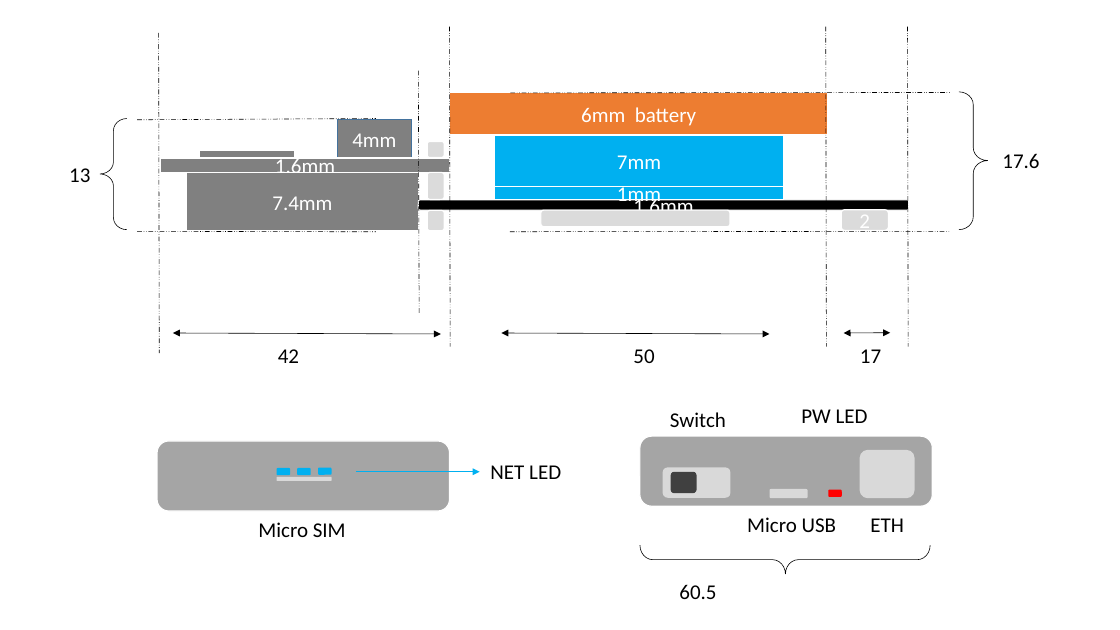
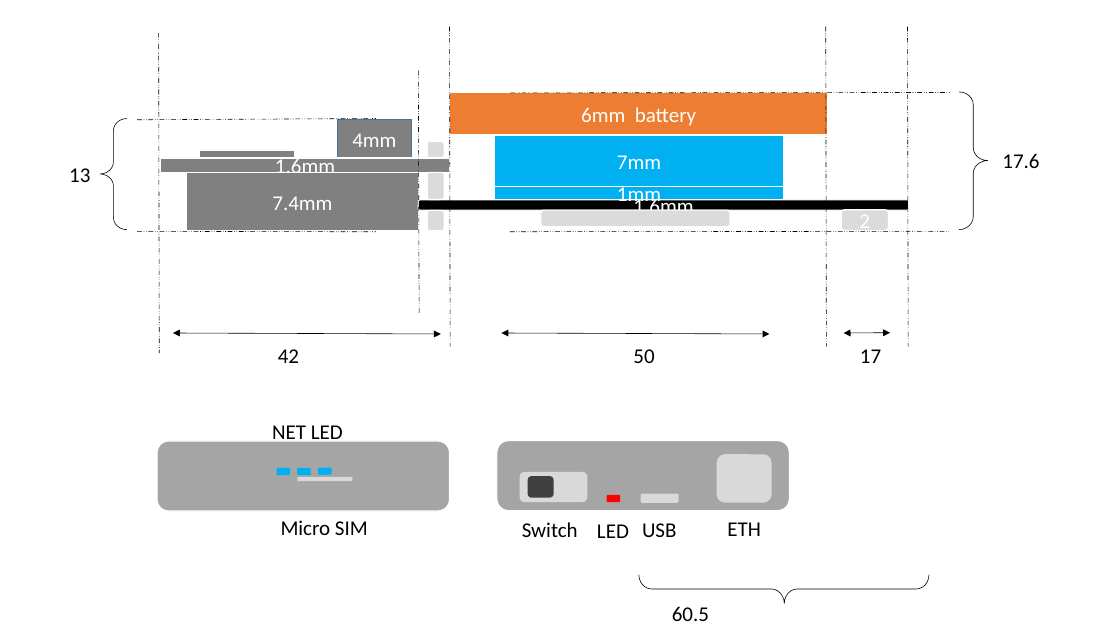
Before and after one commit to GavinGY/MoveWiFi_v2, a slide deck: slide 6 of graphic.pptx. Drawn at 1120x630 pixels with LibreOffice and Linux fonts; fonts in the diff are those of the drawing. Boxes give left, top, right and bottom in pixels: in the first picture for what was removed or moved away, otherwise in the second. Text is boxed around its words. In the diff, an @@ line names an element or a change of style, - is before the commit and + after.

```diff
--- a/graphic.pptx
+++ b/graphic.pptx
@@ text "NET LED" rewrapped from box(490, 465, 561, 479) to box(272, 425, 343, 445) @@
@@ rounded rectangle: place and size @@
-rounded rectangle at box(276, 477, 331, 481)
+rounded rectangle at box(297, 477, 352, 481)
@@ arrow removed from (356, 472) to (480, 472) @@
@@ 3 rounded rectangles, 1 text: place and size @@
-3 rounded rectangles, 1 text at box(640, 436, 933, 532)
+3 rounded rectangles, 1 text at box(497, 441, 790, 536)
@@ rounded rectangle: place and size @@
-rounded rectangle at box(670, 472, 697, 493)
+rounded rectangle at box(528, 476, 554, 497)
@@ rounded rectangle: place and size @@
-rounded rectangle at box(828, 490, 842, 497)
+rounded rectangle at box(607, 495, 620, 502)
@@ rounded rectangle: place and size @@
-rounded rectangle at box(770, 489, 807, 498)
+rounded rectangle at box(641, 494, 679, 503)
@@ text "Micro SIM": place and size @@
-text "Micro SIM" at box(258, 522, 346, 537)
+text "Micro SIM" at box(281, 520, 368, 535)
@@ text "Switch": place and size @@
-text "Switch" at box(670, 412, 726, 427)
+text "Switch" at box(522, 522, 578, 537)
@@ text at box(597, 524, 629, 538): text changed @@
-PW LED
+LED
@@ text at box(642, 523, 677, 537): text changed @@
-Micro USB
+USB
@@ right brace: place and size @@
-right brace at box(639, 546, 930, 575)
+right brace at box(639, 575, 929, 603)
@@ text "60.5": place and size @@
-text "60.5" at box(679, 584, 716, 599)
+text "60.5" at box(672, 606, 709, 621)
```
Also in this commit, not shown: 4 slides added, 7 other files.
